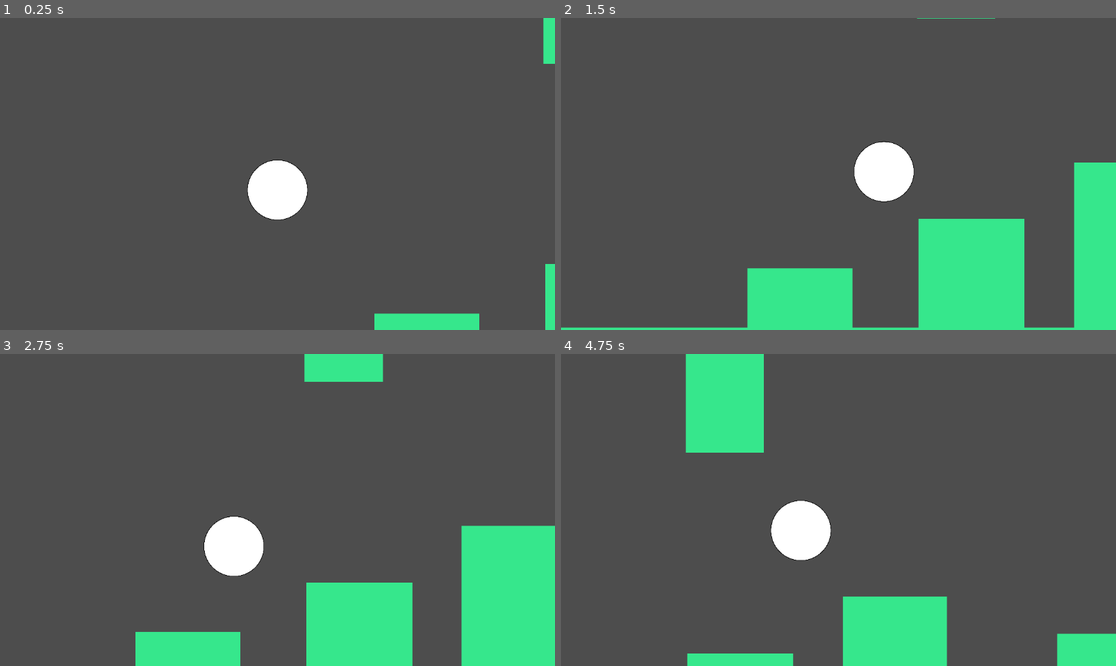
Above: before the commit, frames 1-4 (two rows, left to right).
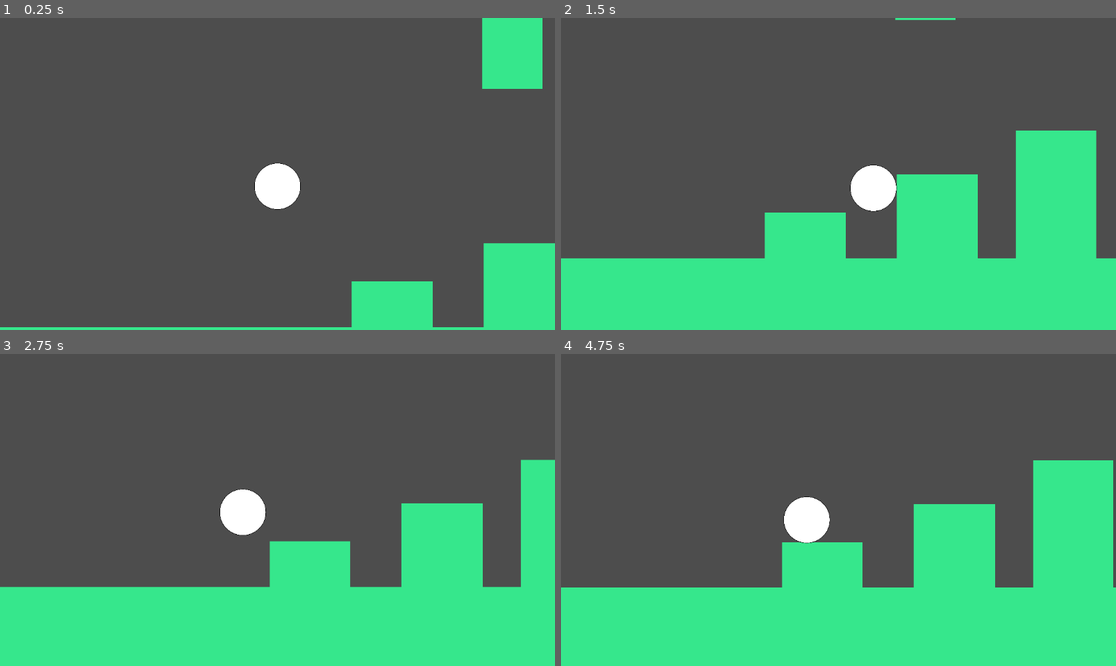
Above: after the commit, the same moments.

Repository: DaPizzaGod/tsa-game
Game: Godot game, scene res://scenes/levels/level.tscn
Same seed, same stepped clock (60 frames per second), same inputs: the game is played once before the commit and once after it.
Inputs:
- Up to frame 1 (0.25 s): no input
- Up to frame 2 (1.5 s): hold W (jump) 0.53-1.28 s; hold D (right) from 0.53 s (still down); tap W (jump) at 1.35 s
- Up to frame 3 (2.75 s): tap W (jump) at 1.52, 1.82 s; release D (right) at 2.03 s; hold A (left) from 2.03 s (still down); hold W (jump) from 2.03 s (still down)
- Up to frame 4 (4.75 s): release A (left) at 2.78 s; release W (jump) at 2.78 s; hold D (right) 2.78-4.28 s; tap W (jump) at 2.85, 3.02, 3.32, 4.35, 4.52 s; hold W (jump) 3.53-4.28 s; hold A (left) from 4.28 s (still down)

The runs differ from the first frame. In frame 1, 9.4% of the frame differs, in the area x 0-100%, y 0-100%; in frame 2, 25%; in frame 3, 26%; in frame 4, 36%.

Commit message:
Fixed movement mode node structure

Diff:
--- a/scenes/levels/level.tscn
+++ b/scenes/levels/level.tscn
@@ -16,9 +16,3 @@
 
 [node name="Player" parent="." instance=ExtResource("1_o5qli")]
 position = Vector2(512, -16)
-jump_vel = -550.0
-
-[node name="Camera2D" type="Camera2D" parent="Player"]
-zoom = Vector2(1.3, 1.3)
-limit_enabled = false
-position_smoothing_enabled = true
--- /dev/null
+++ b/scenes/player/normal_mode.gd
@@ -0,0 +1,21 @@
+extends PlayerParent
+
+var jump_vel := -600.0
+
+func _process(delta: float) -> void:
+	# Apply Gravity
+	if not is_on_floor():
+		velocity.y += gravity * delta
+
+	# Jump
+
+	if Input.is_action_pressed("jump") and is_on_floor():
+		velocity.y = jump_vel
+
+	# Left and Right
+
+	var direction := Input.get_axis("left", "right")
+	velocity.x = direction * speed
+
+	# Move
+	move_and_slide()
--- a/scenes/player/player.gd
+++ b/scenes/player/player.gd
@@ -1,23 +1,5 @@
-extends CharacterBody2D
+extends  CharacterBody2D
+class_name PlayerParent
 
-@export var speed := 400.0
-@export var jump_vel := -400.0
-@export var gravity := 1200.0
-
-func _process(delta: float) -> void:
-	# Apply Gravity
-	if not is_on_floor():
-		velocity.y += gravity * delta
-
-	# Jump
-
-	if Input.is_action_pressed("jump") and is_on_floor():
-		velocity.y = jump_vel
-
-	# Left and Right
-
-	var direction := Input.get_axis("left", "right")
-	velocity.x = direction * speed
-
-	# Move
-	move_and_slide()
+var speed := 400.0
+var gravity := 1200.0
--- a/scenes/player/player.tscn
+++ b/scenes/player/player.tscn
@@ -1,20 +1,29 @@
-[gd_scene load_steps=4 format=3 uid="uid://cuwtk6cr20kh4"]
+[gd_scene load_steps=5 format=3 uid="uid://cuwtk6cr20kh4"]
 
 [ext_resource type="Script" uid="uid://bahw2uwuwdwc4" path="res://scenes/player/player.gd" id="1_g2els"]
 [ext_resource type="Texture2D" uid="uid://cy55s5wg0wrh5" path="res://graphics/circle.svg" id="2_dovo2"]
+[ext_resource type="Script" uid="uid://b85sq87lq3a7m" path="res://scenes/player/normal_mode.gd" id="2_gmlin"]
 
 [sub_resource type="CircleShape2D" id="CircleShape2D_gmlin"]
 radius = 481.00415
 
 [node name="Player" type="CharacterBody2D"]
 script = ExtResource("1_g2els")
-jump_vel = -800.0
 
-[node name="Sprite" type="Sprite2D" parent="."]
+[node name="NormalMode" type="CharacterBody2D" parent="."]
+script = ExtResource("2_gmlin")
+
+[node name="Sprite" type="Sprite2D" parent="NormalMode"]
 position = Vector2(0, 12)
 scale = Vector2(0.1, 0.1)
 texture = ExtResource("2_dovo2")
 
-[node name="CollisionShape2D" type="CollisionShape2D" parent="."]
+[node name="CollisionShape2D" type="CollisionShape2D" parent="NormalMode"]
 scale = Vector2(0.1, 0.1)
 shape = SubResource("CircleShape2D_gmlin")
+
+[node name="Camera2D" type="Camera2D" parent="NormalMode"]
+limit_enabled = false
+position_smoothing_enabled = true
+
+[node name="StretchMode" type="CharacterBody2D" parent="."]
Not shown, added: scenes/player/normal_mode.gd.uid
